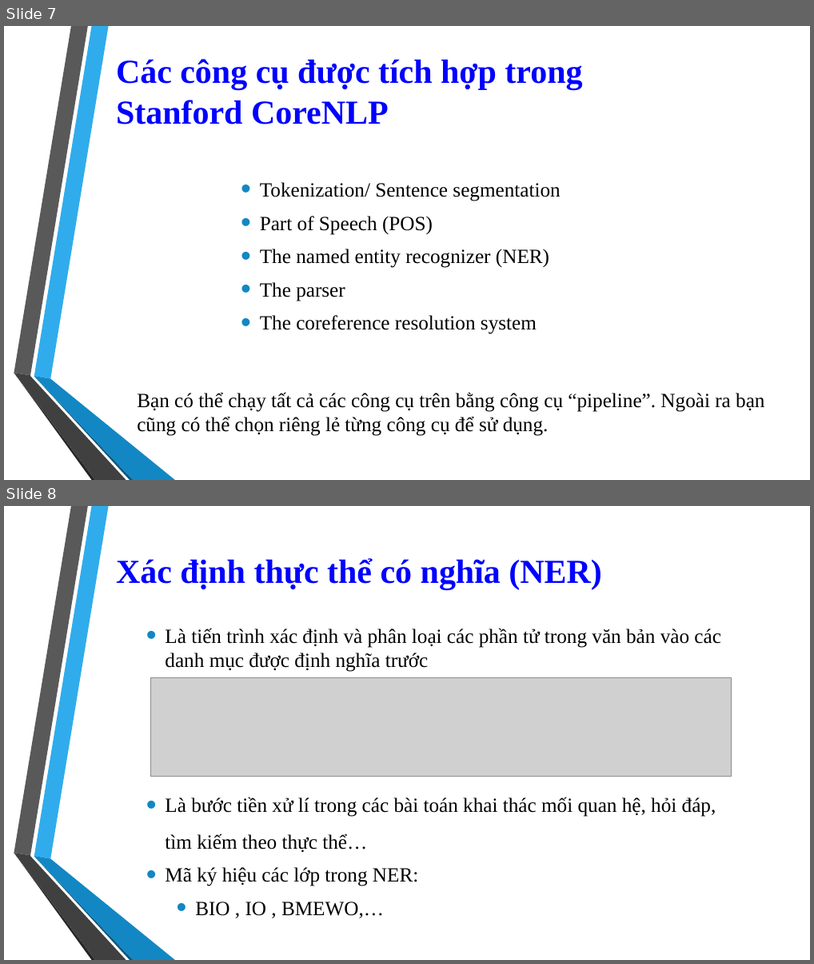
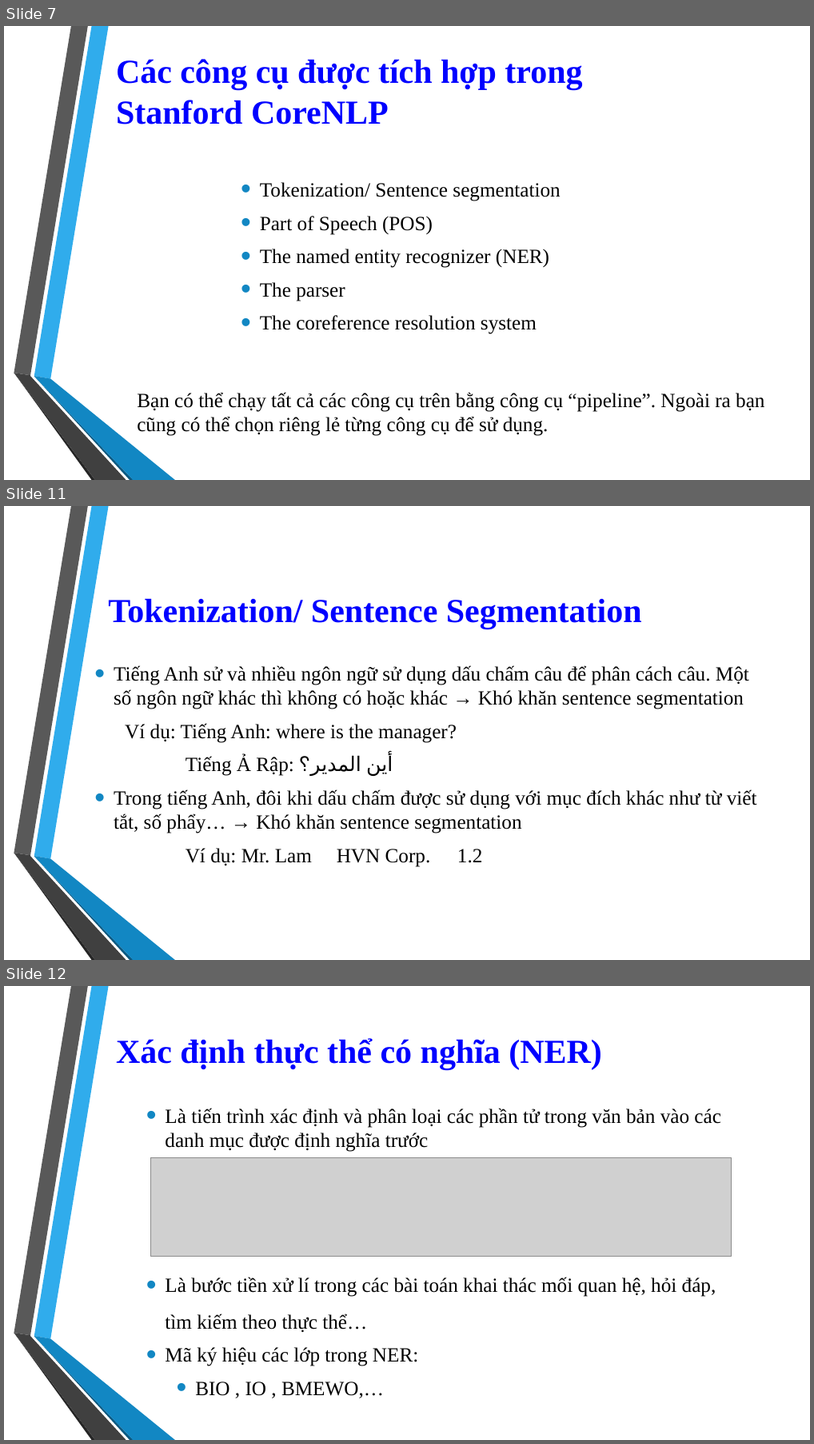
Before and after one commit to 1412520/TextMining, a slide deck: Seminar/Stanford_CoreNLP.pptx. Shown one above the other, each under a label of ours: slides 7 and 8 before the commit, slides 7, 11 and 12 after it; the slides between them are not shown. The pictures are 814x964 and 814x1444 pixels, drawn with LibreOffice and Linux fonts; fonts in the diff are those of the drawing; grey boxes stand for pictures; background and template pictures are left out. Boxes give left, top, right and bottom in pixels: in the first picture for what was removed or moved away, otherwise in the second. Text is boxed around its words. In the diff, an @@ line names an element or a change of style, - is before the commit and + after.

```diff
--- a/Seminar/Stanford_CoreNLP.pptx
+++ b/Seminar/Stanford_CoreNLP.pptx
@@ slide 11 added at box(4, 506, 810, 960), background picture (left out); not listed: 6 template elements that a slide beside it also shows @@
@@ title added at box(108, 599, 642, 629), 40 pt, text #0000FF, bold @@
+Tokenization/ Sentence Segmentation
@@ text added at box(114, 665, 758, 867), 24 pt, text #000000 @@
+• Tiếng Anh sử và nhiều ngôn ngữ sử dụng dấu chấm câu để phân cách câu. Một số ngôn ngữ khác thì không có hoặc khác → Khó khăn sentence segmentation
+Ví dụ: Tiếng Anh: where is the manager?
+Tiếng Ả Rập: أين المدير؟
+• Trong tiếng Anh, đôi khi dấu chấm được sử dụng với mục đích khác như từ viết tắt, số phẩy… → Khó khăn sentence segmentation
+Ví dụ: Mr. Lam HVN Corp. 1.2
@@ what was slide 8 is now slide 12 @@
```
Also in this commit, not shown: 1 slide changed, 3 other slides added.
